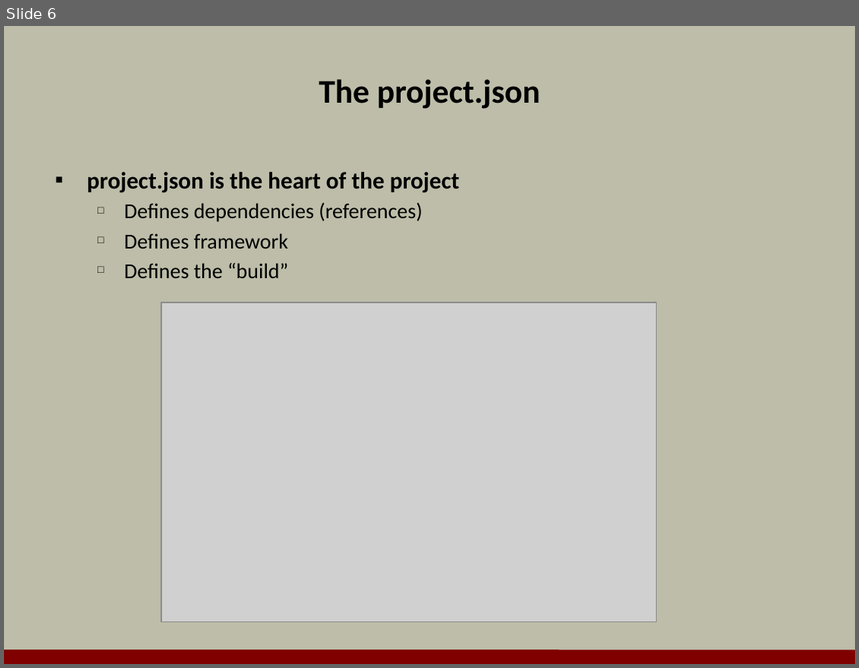
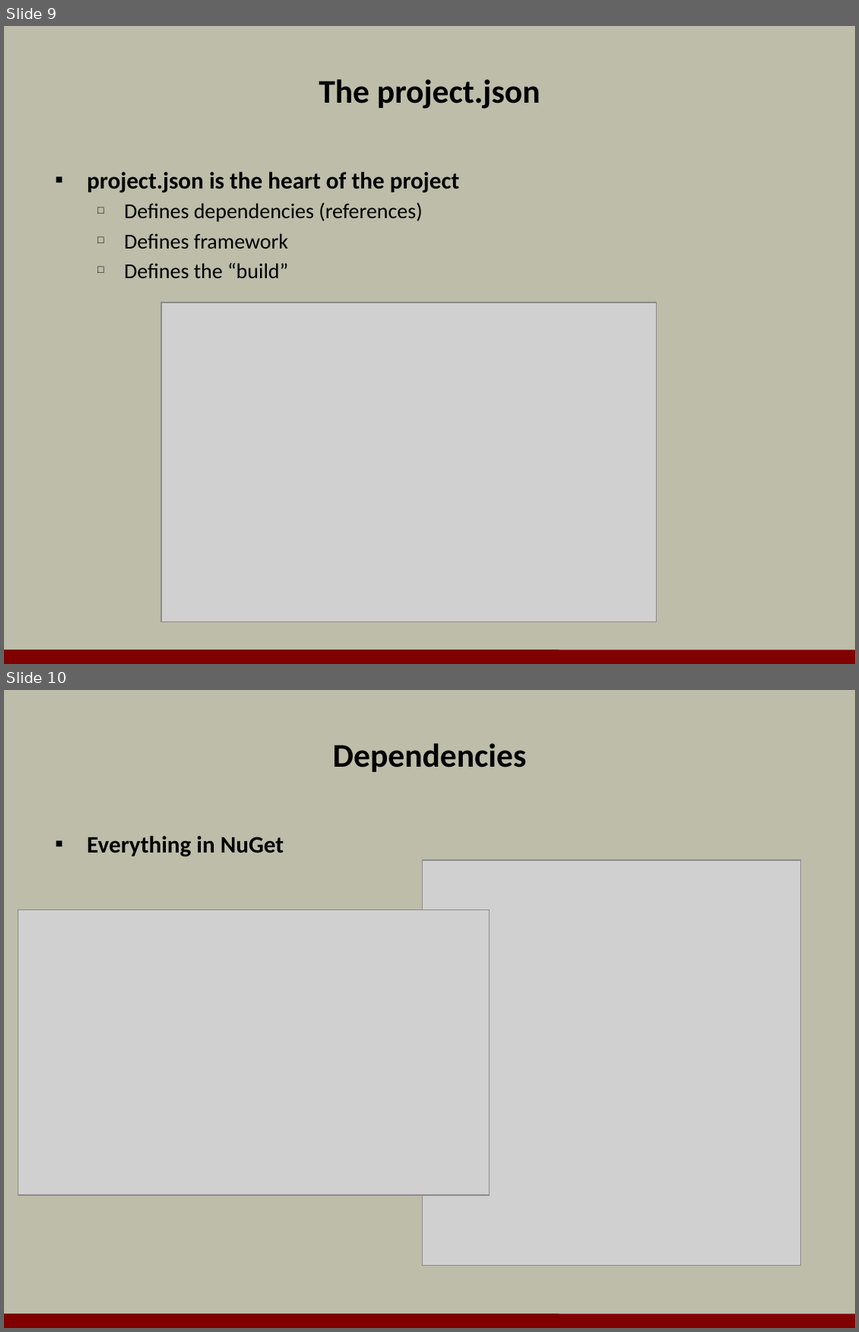
Before and after one commit to OdeToCode/classes, a slide deck: aspnet5/slides/01_Overview.pptx. Shown one above the other, each under a label of ours: slide 6 before the commit, slides 9 and 10 after it. The pictures are 859x668 and 859x1332 pixels, drawn with LibreOffice and Linux fonts; fonts in the diff are those of the drawing; grey boxes stand for pictures; background and template pictures are left out. Boxes give left, top, right and bottom in pixels: in the first picture for what was removed or moved away, otherwise in the second. Text is boxed around its words. In the diff, an @@ line names an element or a change of style, - is before the commit and + after.

```diff
--- a/aspnet5/slides/01_Overview.pptx
+++ b/aspnet5/slides/01_Overview.pptx
@@ slide 10 added at [4, 690, 855, 1328], background #BDBDA9; not listed: 1 template element that a slide beside it also shows @@
@@ title added at [333, 743, 527, 772], 28 pt, text #000000, bold @@
+Dependencies
@@ text added at [87, 836, 284, 857], 20 pt, text #000000, bold @@
+▪ Everything in NuGet
@@ picture added at [423, 860, 800, 1266] @@
@@ picture added at [18, 910, 490, 1195] @@
@@ what was slide 6 is now slide 9 @@
```
Also in this commit, not shown: 1 slide changed, 12 other slides added, 1 slide removed.
